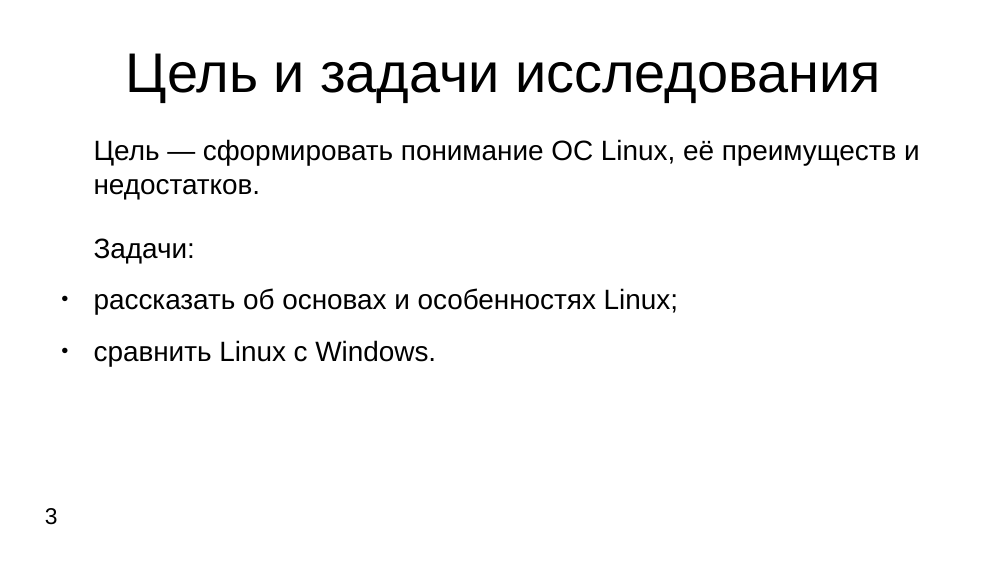
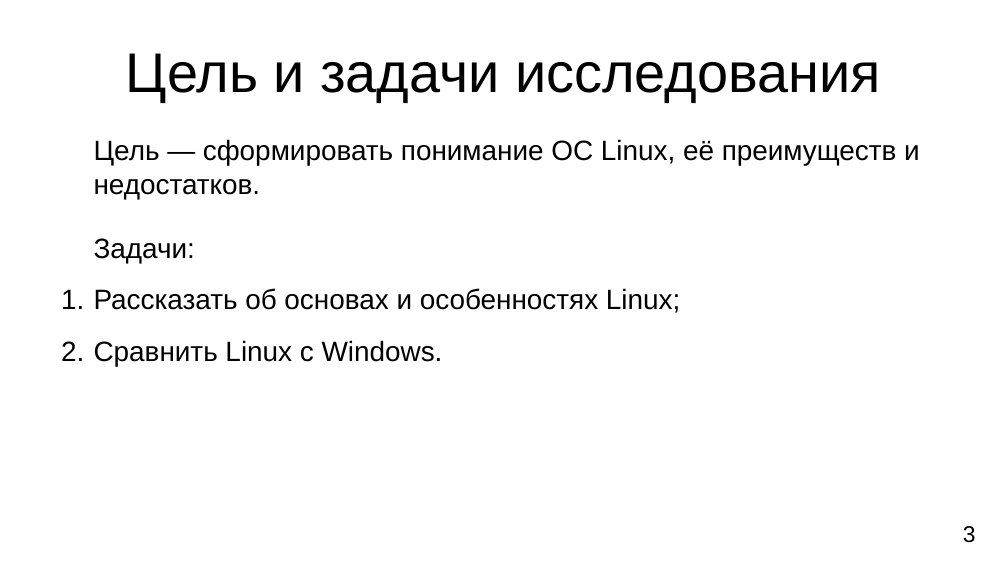
Before and after one commit to Ionova-Darya/digital-fundamentals, a slide deck: slide 3 of documents/Linux_vs_Windows.odp. Drawn at 1008x567 pixels with LibreOffice and Linux fonts; fonts in the diff are those of the drawing. Boxes give left, top, right and bottom in pixels: in the first picture for what was removed or moved away, otherwise in the second. Text is boxed around its words. In the diff, an @@ line names an element or a change of style, - is before the commit and + after.

```diff
--- a/documents/Linux_vs_Windows.odp
+++ b/documents/Linux_vs_Windows.odp
@@ text at (x1=94, y1=288, x2=680, y2=366): text changed @@
-● рассказать об основах и особенностях Linux;
-● сравнить Linux с Windows.
+1. Рассказать об основах и особенностях Linux;
+2. Сравнить Linux с Windows.
@@ text "3" moved from (x1=45, y1=508, x2=58, y2=525) to (x1=963, y1=526, x2=976, y2=543) @@
```
Also in this commit, not shown: 12 other slides changed.
